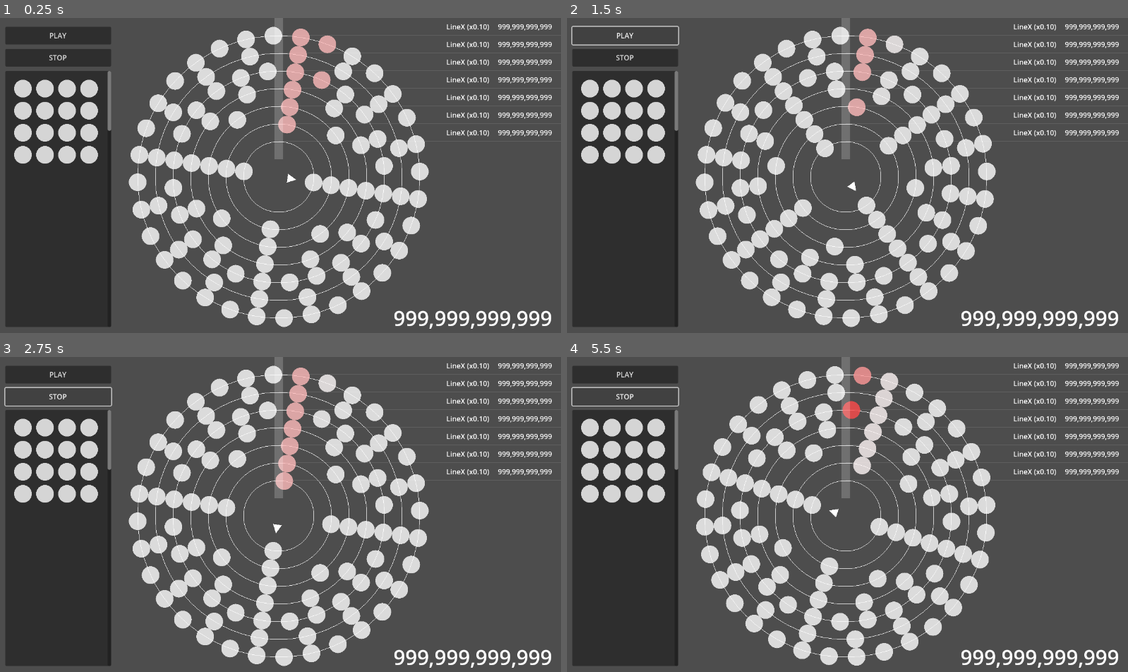
Above: before the commit, frames 1-4 (two rows, left to right).
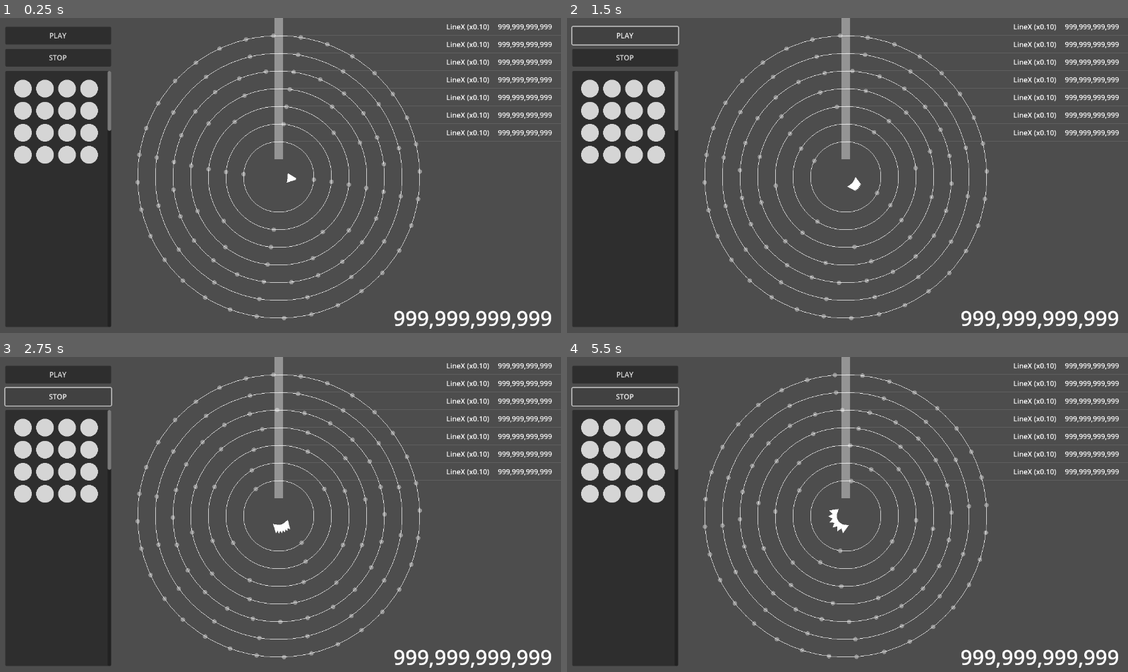
Above: after the commit, the same moments.

Repository: kamikoloss/syzygy
Game: Godot game, scene res://scenes/main.tscn
Same seed, same stepped clock (60 frames per second), same inputs: the game is played once before the commit and once after it.
Inputs:
- Up to frame 1 (0.25 s): no input
- Up to frame 2 (1.5 s): click "PLAY" at 0.5 s; click "PLAY" at 1.25 s
- Up to frame 3 (2.75 s): click "STOP" at 2 s
- Up to frame 4 (5.5 s): click "STOP" at 2.75 s; click "PLAY" at 3.5 s; click "STOP" at 4.25 s

The runs differ from the first frame. In frame 1, 14% of the frame differs, in the area x 22-77%, y 0-99%; in frame 2, 15%; in frame 3, 15%; in frame 4, 15%.

Commit message:
fix chips on Rail for debug

Diff:
--- a/scenes/chip_holder.tscn
+++ b/scenes/chip_holder.tscn
@@ -12,7 +12,7 @@
 script = ExtResource("1_byowi")
 
 [node name="TextureRect" type="TextureRect" parent="."]
-self_modulate = Color(1, 1, 1, 0.8)
+self_modulate = Color(1, 1, 1, 0.4)
 layout_mode = 0
 offset_left = -5.0
 offset_top = -5.0
--- a/scenes/chip_sensor.tscn
+++ b/scenes/chip_sensor.tscn
@@ -19,7 +19,7 @@
 offset_top = 40.0
 offset_right = 10.0
 offset_bottom = 360.0
-color = Color(1, 1, 1, 0.2)
+color = Color(1, 1, 1, 0.4)
 
 [node name="Area2D" type="Area2D" parent="."]
 position = Vector2(-40, 200)
--- a/scenes/main.tscn
+++ b/scenes/main.tscn
@@ -22,7 +22,7 @@
 offset_right = 640.0
 offset_bottom = 360.0
 circle_radius = 80.0
-rotate_speed = 0.1
+rotate_speed = 0.05
 holder_count = 2
 
 [node name="Rail120" parent="Objects" instance=ExtResource("2_0xm2m")]
@@ -32,7 +32,7 @@
 offset_right = 640.0
 offset_bottom = 360.0
 circle_radius = 120.0
-rotate_speed = 0.1
+rotate_speed = 0.06
 
 [node name="Rail160" parent="Objects" instance=ExtResource("2_0xm2m")]
 layout_mode = 0
@@ -41,7 +41,7 @@
 offset_right = 640.0
 offset_bottom = 360.0
 circle_radius = 160.0
-rotate_speed = 0.1
+rotate_speed = 0.07
 holder_count = 8
 
 [node name="Rail200" parent="Objects" instance=ExtResource("2_0xm2m")]
@@ -51,7 +51,7 @@
 offset_right = 640.0
 offset_bottom = 360.0
 circle_radius = 200.0
-rotate_speed = 0.1
+rotate_speed = 0.08
 holder_count = 12
 
 [node name="Rail240" parent="Objects" instance=ExtResource("2_0xm2m")]
@@ -61,7 +61,7 @@
 offset_right = 640.0
 offset_bottom = 360.0
 circle_radius = 240.0
-rotate_speed = 0.1
+rotate_speed = 0.09
 holder_count = 24
 
 [node name="Rail280" parent="Objects" instance=ExtResource("2_0xm2m")]
--- a/scenes/rail.gd
+++ b/scenes/rail.gd
@@ -11,6 +11,7 @@
 @export var chips_parent: Control
 
 @export var chip_scene: PackedScene
+@export var chip_holder_scene: PackedScene
 
 var _tween_rotate: Tween
 
@@ -29,9 +30,13 @@
     for i in holder_count:
         var rad := PI * 2 / holder_count * (i + 1)
         var pos := Vector2(cos(rad) * circle_radius, sin(rad) * circle_radius)
-        var chip: Chip = chip_scene.instantiate() # debug
-        chip.position = pos - chip.custom_minimum_size / 2 # debug
-        chips_parent.add_child(chip)
+        var chip_holder: ChipHolder = chip_holder_scene.instantiate()
+        chip_holder.position = pos
+        chips_parent.add_child(chip_holder)
+        # debug
+        #var chip: Chip = chip_scene.instantiate()
+        #chip.position = pos - chip.custom_minimum_size / 2
+        #chips_parent.add_child(chip)
 
 
 func start_rotate() -> void:
--- a/scenes/rail.tscn
+++ b/scenes/rail.tscn
@@ -1,8 +1,9 @@
-[gd_scene load_steps=4 format=3 uid="uid://dfmcx4p165aea"]
+[gd_scene load_steps=5 format=3 uid="uid://dfmcx4p165aea"]
 
 [ext_resource type="Script" uid="uid://bh1363dojikb4" path="res://scenes/rail.gd" id="1_6f37g"]
 [ext_resource type="Texture2D" uid="uid://gwvgv6li7dbj" path="res://textures/base_triangle.svg" id="2_d273v"]
 [ext_resource type="PackedScene" uid="uid://b185sasx51q0n" path="res://scenes/chip.tscn" id="2_stgit"]
+[ext_resource type="PackedScene" uid="uid://bt7jq7m0wseur" path="res://scenes/chip_holder.tscn" id="3_u70y5"]
 
 [node name="Rail" type="Control" node_paths=PackedStringArray("chips_parent")]
 layout_mode = 3
@@ -10,6 +11,7 @@
 script = ExtResource("1_6f37g")
 chips_parent = NodePath("Chips")
 chip_scene = ExtResource("2_stgit")
+chip_holder_scene = ExtResource("3_u70y5")
 
 [node name="Chips" type="Control" parent="."]
 anchors_preset = 0
